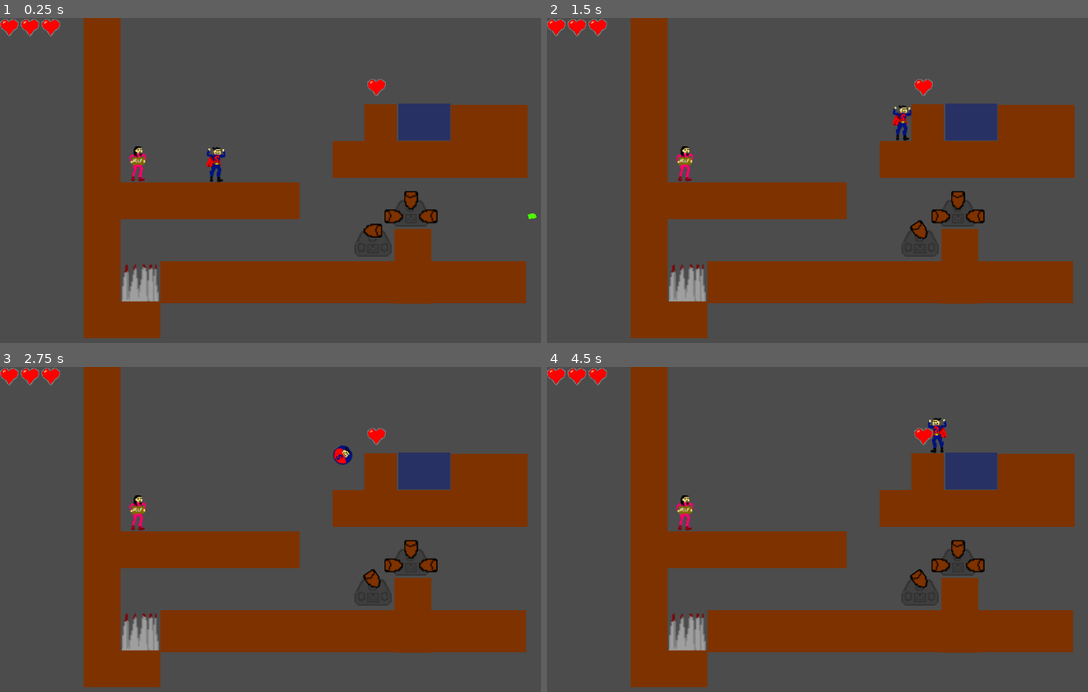
Above: before the commit, frames 1-4 (two rows, left to right).
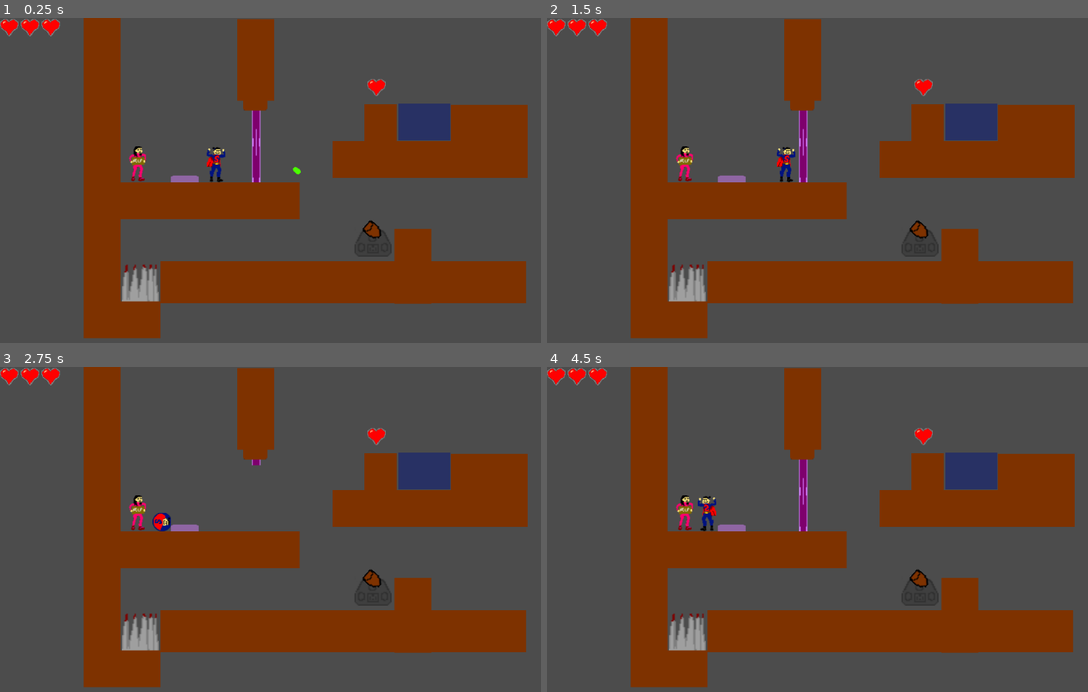
Above: after the commit, the same moments.

Repository: epielemeier/SacrificialSam
Game: Godot game, scene res://Level.tscn
Same seed, same stepped clock (60 frames per second), same inputs: the game is played once before the commit and once after it.
Inputs:
- Up to frame 1 (0.25 s): no input
- Up to frame 2 (1.5 s): tap Enter at 0.5 s; hold Z (dash) 0.53-1.28 s; hold Right (ui_right) from 0.53 s (still down); tap Space (ui_select) at 0.77 s; tap X (interact) at 1.35 s
- Up to frame 3 (2.75 s): tap Space (ui_select) at 1.52 s; release Right (ui_right) at 2.03 s; hold Left (ui_left) from 2.03 s (still down); tap C (shrink) at 2.1 s
- Up to frame 4 (4.5 s): release Left (ui_left) at 2.78 s; hold Right (ui_right) 2.78-4.28 s; tap Z (dash) at 2.85 s; tap Space (ui_select) at 3.02, 3.77 s; tap X (interact) at 3.6 s; hold Left (ui_left) from 4.28 s (still down); tap C (shrink) at 4.35 s

The runs differ from the first frame. In frame 1, 2.9% of the frame differs, in the area x 31-100%, y 0-68%; in frame 2, 3.3%; in frame 3, 2.8%; in frame 4, 3.3%, in the area x 27-81%, y 0-69%.

Commit message:
Add door and pressure plate

Diff:
--- /dev/null
+++ b/Door.gd
@@ -0,0 +1,18 @@
+extends StaticBody2D
+
+func ready():
+	close(null)
+
+func close(body):
+	$DoorTween.interpolate_property($TextureProgress, "value",
+		$TextureProgress.value, 100, 1,
+		Tween.TRANS_LINEAR, Tween.EASE_IN_OUT)
+	$DoorTween.start()
+	$CollisionShape2D.disabled = false
+
+func open(body):
+	$DoorTween.interpolate_property($TextureProgress, "value",
+		$TextureProgress.value, 20, 1,
+		Tween.TRANS_LINEAR, Tween.EASE_IN_OUT)
+	$DoorTween.start()
+	$CollisionShape2D.disabled = true
--- /dev/null
+++ b/Door.tscn
@@ -0,0 +1,68 @@
+[gd_scene load_steps=5 format=2]
+
+[ext_resource path="res://Door.gd" type="Script" id=1]
+[ext_resource path="res://art/door_over.png" type="Texture" id=2]
+[ext_resource path="res://art/door_progress.png" type="Texture" id=3]
+
+[sub_resource type="RectangleShape2D" id=1]
+
+custom_solver_bias = 0.0
+extents = Vector2( 10, 11.4789 )
+
+[node name="Door" type="StaticBody2D" index="0"]
+
+input_pickable = false
+collision_layer = 1
+collision_mask = 1
+constant_linear_velocity = Vector2( 0, 0 )
+constant_angular_velocity = 0.0
+friction = 1.0
+bounce = 0.0
+script = ExtResource( 1 )
+
+[node name="DoorTween" type="Tween" parent="." index="0"]
+
+repeat = false
+playback_process_mode = 1
+playback_speed = 8.0
+playback/active = false
+playback/repeat = false
+playback/speed = 8.0
+
+[node name="CollisionShape2D" type="CollisionShape2D" parent="." index="1"]
+
+position = Vector2( 0, 5 )
+scale = Vector2( 1, 4 )
+shape = SubResource( 1 )
+_sections_unfolded = [ "Transform" ]
+
+[node name="TextureProgress" type="TextureProgress" parent="." index="2"]
+
+anchor_left = 0.0
+anchor_top = 0.0
+anchor_right = 0.0
+anchor_bottom = 0.0
+margin_left = -17.0
+margin_top = -40.0
+margin_right = 23.0
+margin_bottom = 34.0
+rect_pivot_offset = Vector2( 0, 0 )
+rect_clip_content = false
+mouse_filter = 1
+mouse_default_cursor_shape = 0
+size_flags_horizontal = 1
+size_flags_vertical = 1
+min_value = 0.0
+max_value = 100.0
+step = 1.0
+page = 0.0
+value = 100.0
+exp_edit = false
+rounded = false
+texture_under = null
+texture_over = ExtResource( 2 )
+texture_progress = ExtResource( 3 )
+fill_mode = 2
+radial_fill_degrees = 360.0
+radial_center_offset = Vector2( 0, 0 )
+nine_patch_stretch = false
--- a/Level.gd
+++ b/Level.gd
@@ -12,6 +12,8 @@
 		child.connect("area_exited", self, "_on_WaterTile_area_exited")
 	for child in $HeartCollectibles.get_children():
 		child.connect("body_entered", self, "_on_HeartCollectible_body_entered", [child])
+	$PressurePlate.connect("body_entered", $Door, "open")
+	$PressurePlate.connect("body_exited", $Door, "close")
 	$Victim.connect("give_equipment", self, "_on_Victim_give_equipment")
 	$Hero.connect("interacting", self, "_on_Hero_interacting")
 	$Tank.connect("bullet_hit", self, "_on_Bullet_hit")
--- a/Level.tscn
+++ b/Level.tscn
@@ -8,10 +8,11 @@
 [ext_resource path="res://Tank.tscn" type="PackedScene" id=6]
 [ext_resource path="res://HealthControl.tscn" type="PackedScene" id=7]
 [ext_resource path="res://Victim.tscn" type="PackedScene" id=8]
-[ext_resource path="res://TriTank.tscn" type="PackedScene" id=9]
-[ext_resource path="res://HeartCollectible.tscn" type="PackedScene" id=10]
+[ext_resource path="res://HeartCollectible.tscn" type="PackedScene" id=9]
+[ext_resource path="res://Door.tscn" type="PackedScene" id=10]
+[ext_resource path="res://PressurePlate.tscn" type="PackedScene" id=11]
 
-[node name="Level" type="Node" index="0"]
+[node name="Level" type="Node"]
 
 script = ExtResource( 1 )
 
@@ -63,6 +64,11 @@
 position = Vector2( 744.658, 246.02 )
 scale = Vector2( 5.28495, 1 )
 
+[node name="Tile9" parent="Tiles" index="8" instance=ExtResource( 3 )]
+
+position = Vector2( 443.059, 73.0086 )
+scale = Vector2( 1, 2.22389 )
+
 [node name="WaterTiles" type="Node2D" parent="." index="2"]
 
 editor/display_folded = true
@@ -91,12 +97,19 @@
 position = Vector2( 238.568, 252.2 )
 equipment = "Belt"
 
-[node name="TriTank" parent="." index="7" instance=ExtResource( 9 )]
+[node name="HeartCollectibles" type="Node2D" parent="." index="7"]
 
-position = Vector2( 711.67, 331.02 )
+editor/display_folded = true
 
-[node name="HeartCollectibles" type="Node2D" parent="." index="8"]
-
-[node name="HeartCollectible" parent="HeartCollectibles" index="0" instance=ExtResource( 10 )]
+[node name="HeartCollectible" parent="HeartCollectibles" index="0" instance=ExtResource( 9 )]
 
 position = Vector2( 652.085, 120.42 )
+
+[node name="Door" parent="." index="8" instance=ExtResource( 10 )]
+
+position = Vector2( 443.163, 205.947 )
+scale = Vector2( 1.3176, 1.59375 )
+
+[node name="PressurePlate" parent="." index="9" instance=ExtResource( 11 )]
+
+position = Vector2( 320, 280 )
--- /dev/null
+++ b/PressurePlate.tscn
@@ -0,0 +1,31 @@
+[gd_scene load_steps=3 format=2]
+
+[ext_resource path="res://art/pressure_plate.png" type="Texture" id=1]
+
+[sub_resource type="RectangleShape2D" id=1]
+
+custom_solver_bias = 0.0
+extents = Vector2( 24.443, 7.29385 )
+
+[node name="PressurePlate" type="Area2D"]
+
+input_pickable = true
+gravity_vec = Vector2( 0, 1 )
+gravity = 98.0
+linear_damp = 0.1
+angular_damp = 1.0
+collision_layer = 16
+audio_bus_override = false
+audio_bus_name = "Master"
+_sections_unfolded = [ "Collision" ]
+
+[node name="CollisionShape2D" type="CollisionShape2D" parent="." index="0"]
+
+visible = false
+shape = SubResource( 1 )
+
+[node name="Sprite" type="Sprite" parent="." index="1"]
+
+scale = Vector2( 1.5, 1 )
+texture = ExtResource( 1 )
+_sections_unfolded = [ "Transform" ]
Not shown: 1 places in Level.tscn that only renumber resources
Binary file added: art/door_over.png
Not shown, added: art/door_over.png.import
Binary file added: art/door_progress.png
Not shown, added: art/door_progress.png.import
Binary file added: art/pressure_plate.png
Not shown, added: art/pressure_plate.png.import
